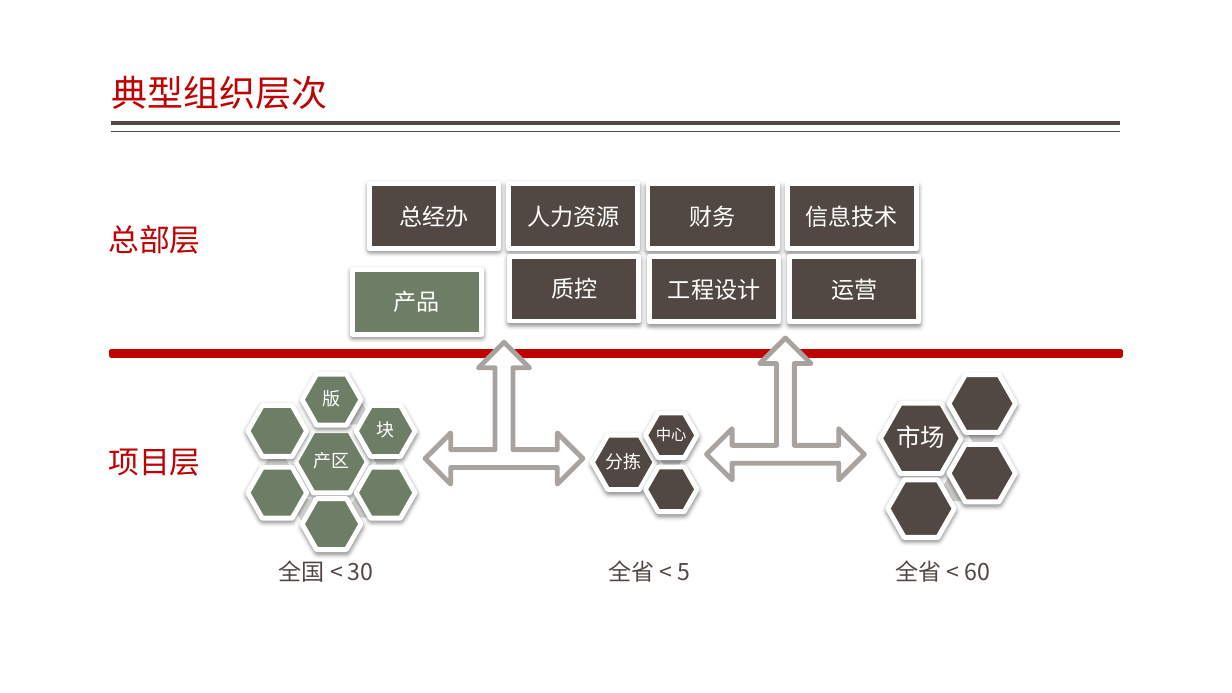
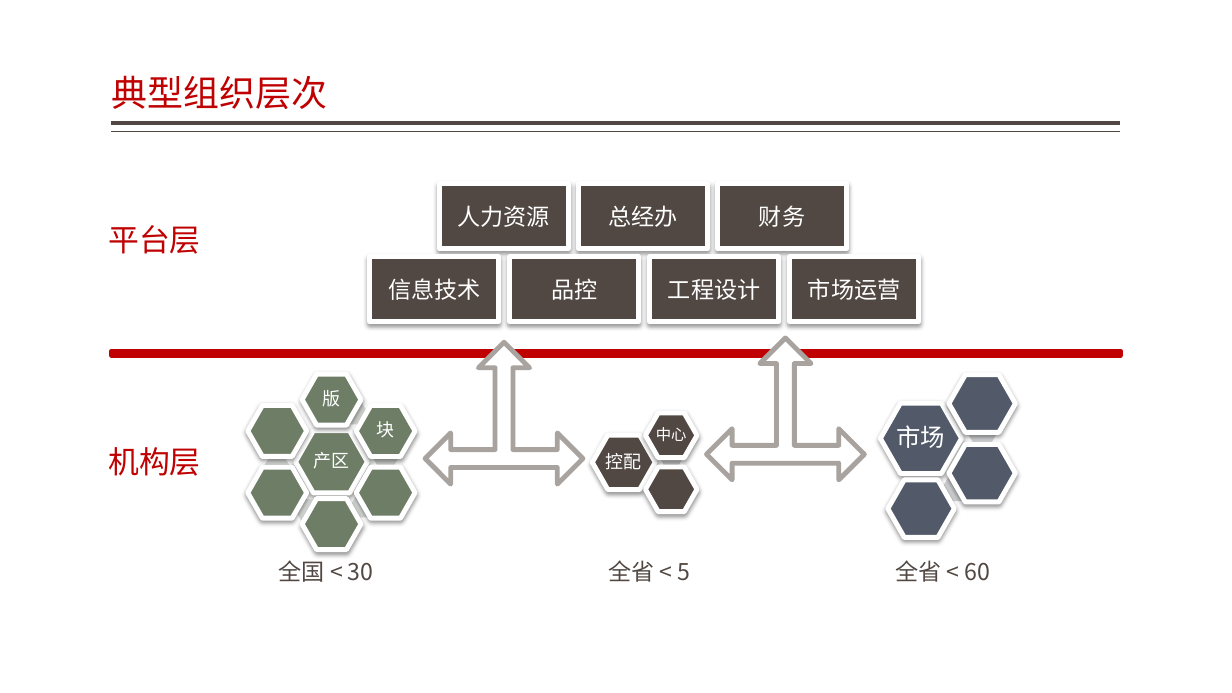
Before and after one commit to jzgi/chainsmart, a slide deck: slide 21 of Docs/品链应用参考设计.pptx. Drawn at 1232x693 pixels with LibreOffice and Linux fonts; fonts in the diff are those of the drawing. Boxes give left, top, right and bottom in pixels: in the first picture for what was removed or moved away, otherwise in the second. Text is boxed around its words. In the diff, an @@ line names an element or a change of style, - is before the commit and + after.

```diff
--- a/Docs/品链应用参考设计.pptx
+++ b/Docs/品链应用参考设计.pptx
@@ rectangle "人力资源": place and size @@
-rectangle "人力资源" at (509, 183, 639, 248)
+rectangle "人力资源" at (439, 184, 568, 249)
@@ rectangle "总经办": place and size @@
-rectangle "总经办" at (370, 183, 499, 248)
+rectangle "总经办" at (579, 184, 708, 249)
@@ rectangle "财务": place and size @@
-rectangle "财务" at (648, 184, 777, 249)
+rectangle "财务" at (718, 184, 848, 249)
@@ text at (108, 225, 200, 254): text changed @@
-总部层
+平台层
@@ rectangle "信息技术": place and size @@
-rectangle "信息技术" at (787, 184, 917, 249)
+rectangle "信息技术" at (370, 257, 499, 322)
@@ rectangle removed at (352, 270, 482, 335) @@
-产品
@@ text in rectangle at (551, 278, 597, 300): text changed @@
-质控
+品控
@@ text in rectangle at (808, 278, 900, 300): text changed @@
-运营
+市场运营
@@ hexagon at (968, 419, 998, 445): fill #D0CFCF to #D1D2D4 @@
@@ text at (108, 447, 200, 476): text changed @@
-项目层
+机构层
@@ text at (606, 453, 642, 470): text changed @@
-分拣
+控配
@@ hexagon at (943, 475, 973, 502): fill #D0CFCF to #D1D2D4 @@
@@ fill #514843 to #525A6A in 4 elements at (881, 403, 962, 473), (949, 375, 1016, 433), (949, 445, 1016, 502), (888, 480, 955, 537) @@
```
Also in this commit, not shown: 1 slide added, 17 other files.
